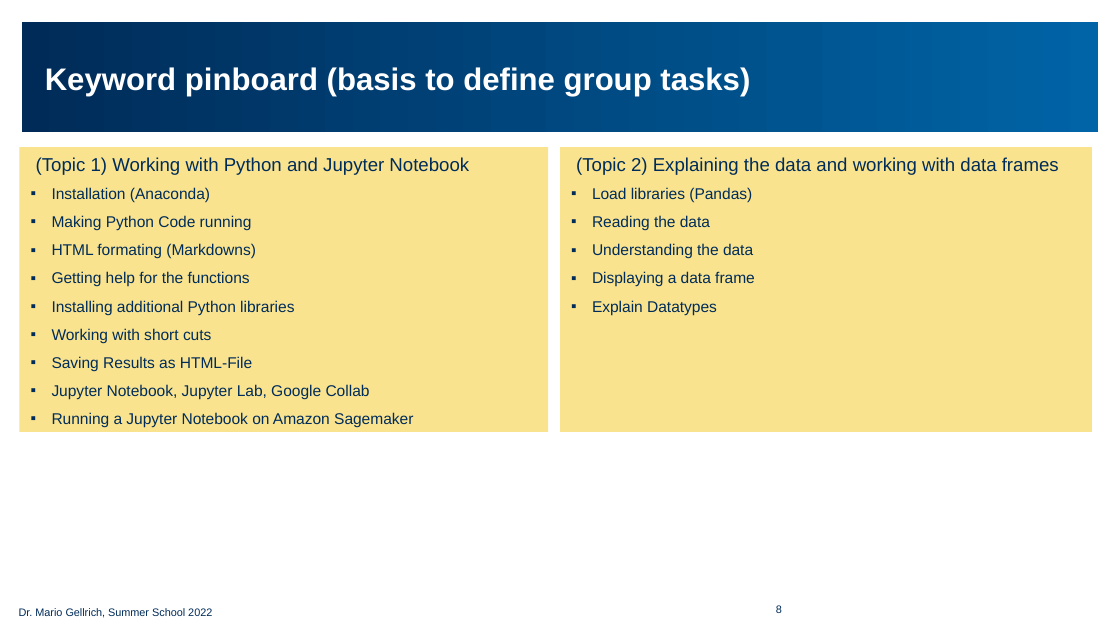
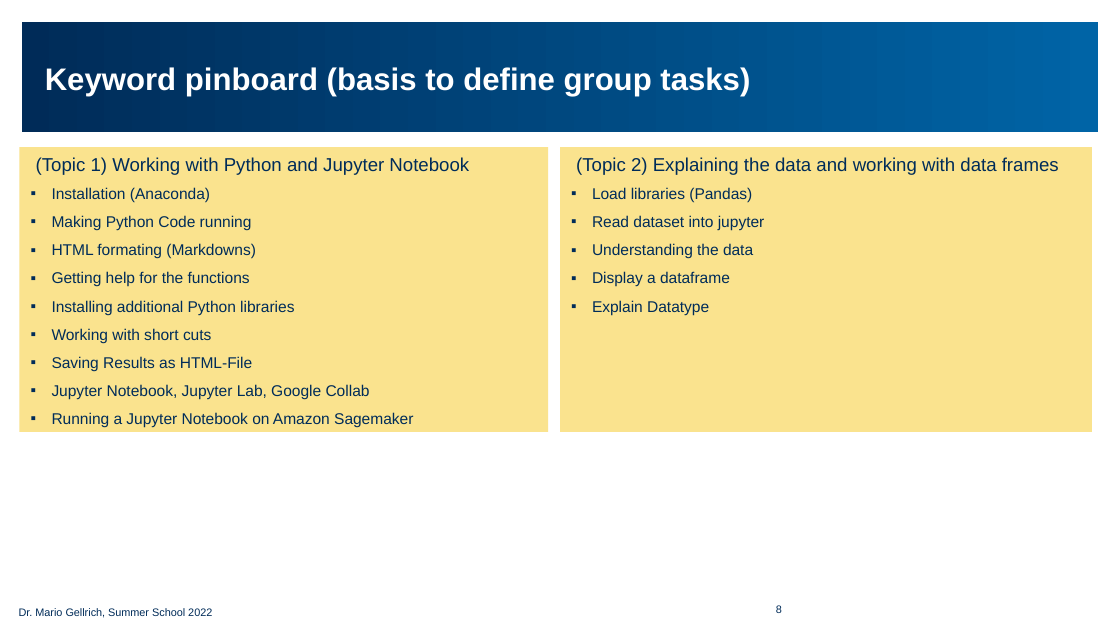
Before and after one commit to simschwab/summer_school_FS2022, a slide deck: slide 8 of Credit_Risk_Modeling/Slides_Credit_Risk_Modeling_Workshop_EN.pptx. Drawn at 1120x630 pixels with LibreOffice and Linux fonts; fonts in the diff are those of the drawing; background and template pictures are left out. Boxes give left, top, right and bottom in pixels: in the first picture for what was removed or moved away, otherwise in the second. Text is boxed around its words. In the diff, an @@ line names an element or a change of style, - is before the commit and + after.

```diff
--- a/Credit_Risk_Modeling/Slides_Credit_Risk_Modeling_Workshop_EN.pptx
+++ b/Credit_Risk_Modeling/Slides_Credit_Risk_Modeling_Workshop_EN.pptx
@@ text in rectangle at (592, 215, 765, 231): text changed @@
-▪ Reading the data
+▪ Read dataset into jupyter
@@ text in rectangle at (592, 271, 730, 315): text changed @@
-▪ Displaying a data frame
-▪ Explain Datatypes
+▪ Display a dataframe
+▪ Explain Datatype
```
Also in this commit, not shown: 3 other slides changed.
